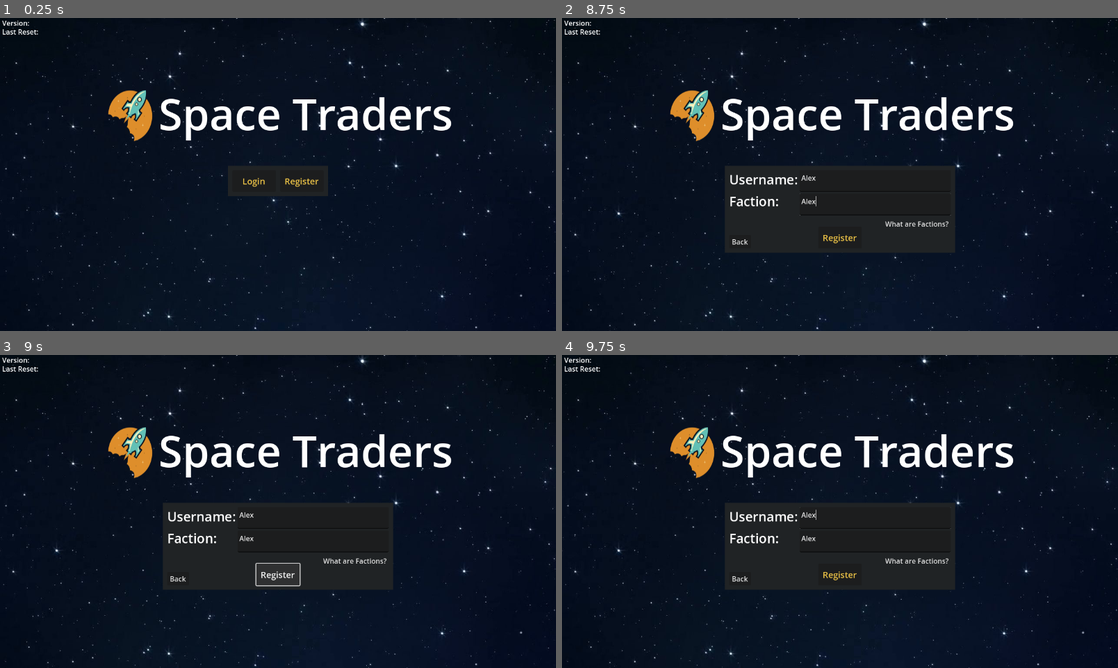
Above: before the commit, frames 1-4 (two rows, left to right).
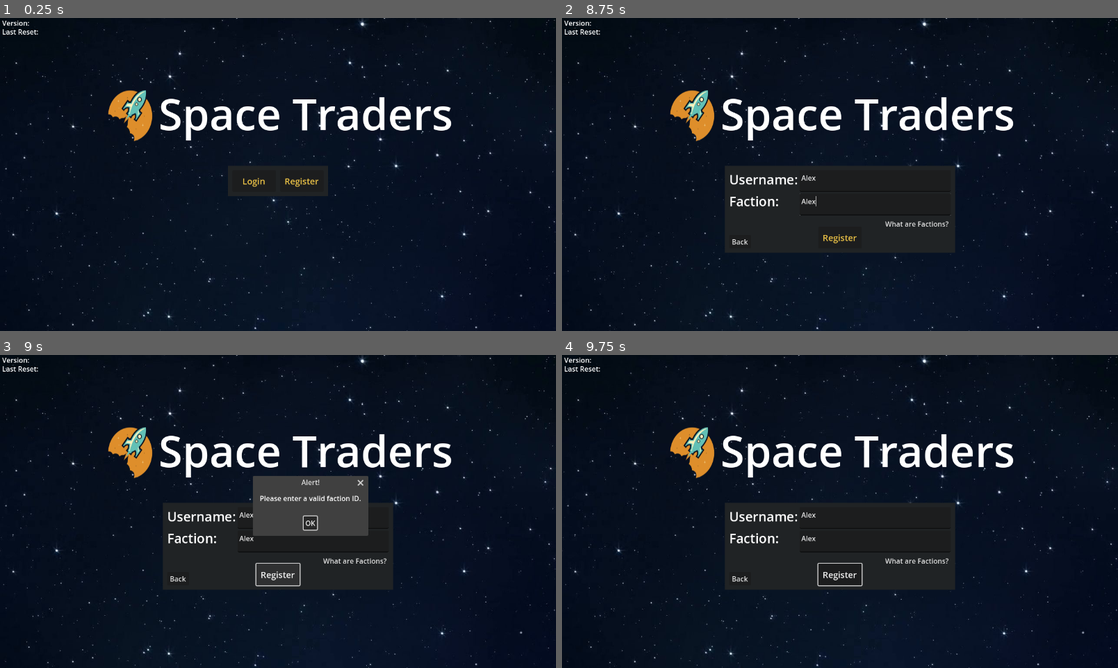
Above: after the commit, the same moments.

Repository: jzocher/space_traders_ui
Game: Godot game, scene res://Scenes/title_screen.tscn
Two runs of this game, one before a commit and one after it. Both use one fixed random seed, a clock stepped at 60 frames per second and the inputs below.
Inputs (mouse positions are in pixels of both pictures, inside the frame that each line leads up to):
- Up to frame 1 (0.25 s): no input
- Up to frame 2 (8.75 s): click "Login" at 0.5 s; click (878, 180) at 1.27 s; type "Alex" at 1.35 s; click "Login" at 2 s; click (895, 199) at 2.75 s; click (895, 199) at 3.5 s; click "Login" at 4.25 s; click (895, 199) at 5 s; click "Login" at 5.75 s; click "Back" at 6.5 s; click "Register" at 7.25 s; click (873, 180) at 8.02 s; type "Alex" at 8.1 s; click (873, 205) at 8.25 s; type "Alex" at 8.33 s
- Up to frame 3 (9 s): click "Register" at 8.75 s
- Up to frame 4 (9.75 s): click (873, 524) at 9.5 s, where only the run after the commit has a clickable "OK"

Frames 1-2 are identical in both runs. In frame 3, 3.9% of the frame differs, in the area x 45-67%, y 38-58%; in frame 4, 0.2%.

Commit message:
Added some registration validation with pop ups.

Diff:
--- a/Scenes/title_screen.tscn
+++ b/Scenes/title_screen.tscn
@@ -138,7 +138,6 @@
 text = "Register"
 
 [node name="LoginMenu" type="Control" parent="ControlPanel"]
-visible = false
 layout_mode = 1
 anchors_preset = 5
 anchor_left = 0.5
@@ -220,6 +219,7 @@
 text = "Back"
 
 [node name="RegisterMenu" type="Control" parent="ControlPanel"]
+visible = false
 layout_mode = 1
 anchors_preset = 5
 anchor_left = 0.5
@@ -433,6 +433,9 @@
 Recruiting: No
 "
 
+[node name="MissingInfoDialog" type="AcceptDialog" parent="ControlPanel/RegisterMenu"]
+initial_position = 2
+
 [node name="HTTPRequest" type="HTTPRequest" parent="."]
 
 [node name="Version" type="Label" parent="."]
--- a/Scripts/title_screen.gd
+++ b/Scripts/title_screen.gd
@@ -1,6 +1,8 @@
 extends Control
 
 @onready var req = $HTTPRequest
+@onready var missing_info = $ControlPanel/RegisterMenu/MissingInfoDialog
+var valid_factions = ["COSMIC","GALACTIC","QUANTUM","DOMINION","ASTRO","CORSAIRS","VOID","OBSIDIAN","AEGIS","UNITED"]
 # @onready var agent_info = get_node("/root/agent_info")
 # Called when the node enters the scene tree for the first time.
 func _ready():
@@ -24,6 +26,7 @@
 	else:
 		print("Failed to fetch game data")
 
+
 # Called every frame. 'delta' is the elapsed time since the previous frame.
 func _process(_delta):
 	pass
@@ -32,6 +35,8 @@
 	var agent_token = $ControlPanel/LoginMenu/MarginContainer/VBoxContainer/HBoxContainer/TokenTextbox.text
 	if agent_token != "":
 		print(agent_token)
+		if $ControlPanel/LoginMenu/MarginContainer/VBoxContainer/HBoxContainer5/RememberCheckBox.button_pressed == true:
+			agent_info.auth_token = agent_token
 		var options = ["Content-Type: application/json","Authorization: Bearer "+agent_token]
 		req.request_completed.connect(_on_login_request_completed)
 		req.request("https://api.spacetraders.io/v2/my/agent", options)
@@ -42,7 +47,7 @@
 		var json = JSON.parse_string(body.get_string_from_utf8())
 		print("Success:\n",json,"\n",result,"\n", response_code)
 		agent_info.account_id = json["data"]["accountId"]
-		agent_info.agent_name 	= json["data"]["symbol"]
+		agent_info.agent_name = json["data"]["symbol"]
 		agent_info.headquarters = json["data"]["headquarters"]
 		agent_info.credits = json["data"]["credits"]
 		get_tree().change_scene_to_file("res://Scenes/overview.tscn")
@@ -53,14 +58,28 @@
 
 
 func _on_register_btn_pressed():
-	var reg_username = $ControlPanel/RegisterMenu/MarginContainer/Control/VBoxContainer/HBoxContainer/VBoxContainer2/AgentSymbolText.text.to_upper()
+	var reg_agent_name = $ControlPanel/RegisterMenu/MarginContainer/Control/VBoxContainer/HBoxContainer/VBoxContainer2/AgentSymbolText.text.to_upper()
 	var reg_faction = $ControlPanel/RegisterMenu/MarginContainer/Control/VBoxContainer/HBoxContainer/VBoxContainer2/FactionText.text.to_upper()
-	if reg_username != "" and reg_faction != "":
-		var url = "https://api.spacetraders.io/v2/register"
-		var headers = ["Content-Type: application/json"]
-		var body = JSON.stringify({"symbol":reg_username,"faction":reg_faction})
-		req.request_completed.connect(_on_register_request_completed)
-		req.request(url, headers, HTTPClient.METHOD_POST, body)
+	if reg_agent_name == "":
+		missing_info.dialog_text = "Please enter an agent name."
+		missing_info.visible = true
+		return
+	if reg_faction == "":
+		missing_info.dialog_text = "Please enter a faction ID."
+		missing_info.visible = true
+	if reg_agent_name != "" and reg_faction != "":
+		if reg_faction not in valid_factions:
+			missing_info.dialog_text = "Please enter a valid faction ID."
+			missing_info.visible = true
+		elif reg_faction == "UNITED":
+			missing_info.dialog_text = "United Independent Settlements is currently not recruiting."
+			missing_info.visible = true
+		else:
+			var url = "https://api.spacetraders.io/v2/register"
+			var headers = ["Content-Type: application/json"]
+			var body = JSON.stringify({"symbol":reg_agent_name,"faction":reg_faction})
+			req.request_completed.connect(_on_register_request_completed)
+			req.request(url, headers, HTTPClient.METHOD_POST, body)
 
 
 func _on_register_request_completed(result, response_code, _headers, body):
